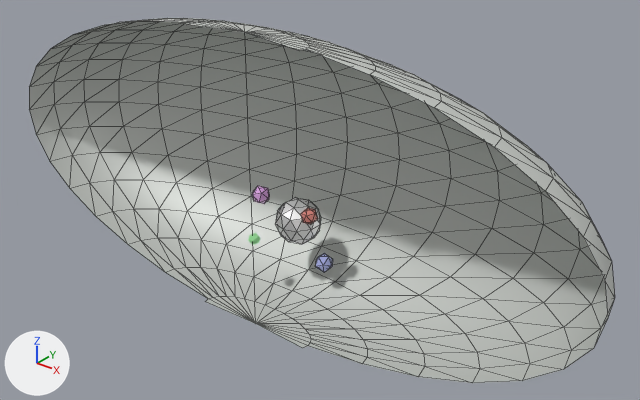
The glTF model assets/project-tiles/tile-2.glb: old version first, new version second.
The view is the same before and after, from a 50 mm camera at (21.6, -23.3, 17.2) aimed at (1.0, 2.4, 1.2). The axes (+X, +Y, +Z) are drawn at lower left. The lights are the same throughout. Mesh edges are drawn as thin lines on the coarser meshes. Where no turn or scale is listed for an object, it has been applied to the vertices.
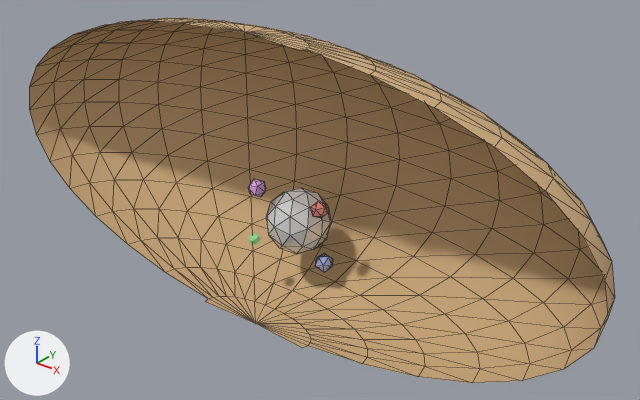
Commit message: Project tile scenes

Location of each change, (x1, y1, x2, y2) in pixels of the pictures (640 x 400 px):
'Background', recoloured, surface changed (grey to brown): (29, 18, 615, 383) in both
'Icosphere', surface changed, turned, rescaled: before (275, 197, 321, 244); after (266, 188, 331, 254)
'Icosphere.002', moved: before (301, 208, 318, 225); after (310, 201, 328, 218)
'Icosphere.001', moved: before (252, 186, 270, 204); after (249, 179, 266, 197)

The change in detail:
Material 'Background' (mat_background) changes colour from light grey #ccd0cb to brown #d0ae80; in linear values from (0.606, 0.63, 0.597) to (0.63, 0.421, 0.216).
In material 'Background' (mat_background), roughness goes from 0.51 to 1.0.
In material 'Sphere' (mat_sphere), roughness goes from 0.596 to 0.0.
Object 'Icosphere' (ob_icosphere) turns from (0, 0, 0) to (-24, 68, -27) degrees about x, y and z.
Object 'Icosphere' (ob_icosphere) is rescaled from (1.0, 1.0, 1.0) to (1.41, 1.41, 1.41).
Object 'Icosphere.001' (ob_icosphere_001) moves from (-0.94, 1.01, 1.39) to (-1.2, 1.07, 1.61).
Object 'Icosphere.002' (ob_icosphere_002) moves from (1.09, 1.66, 0.79) to (1.51, 1.77, 1.17).
